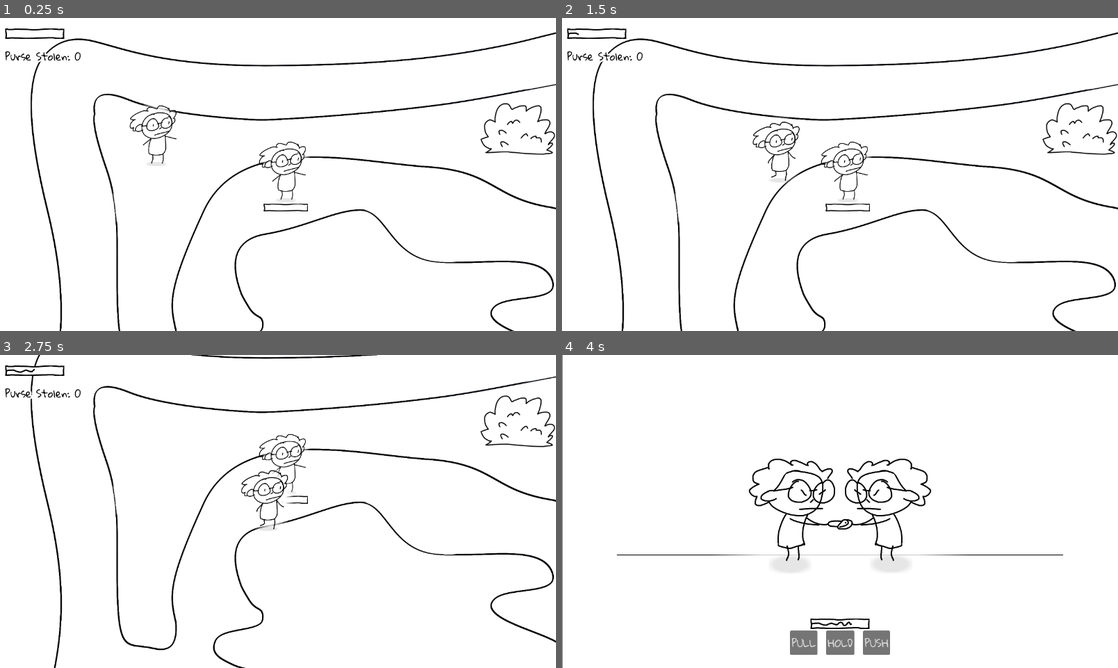
Above: before the commit, frames 1-4 (two rows, left to right).
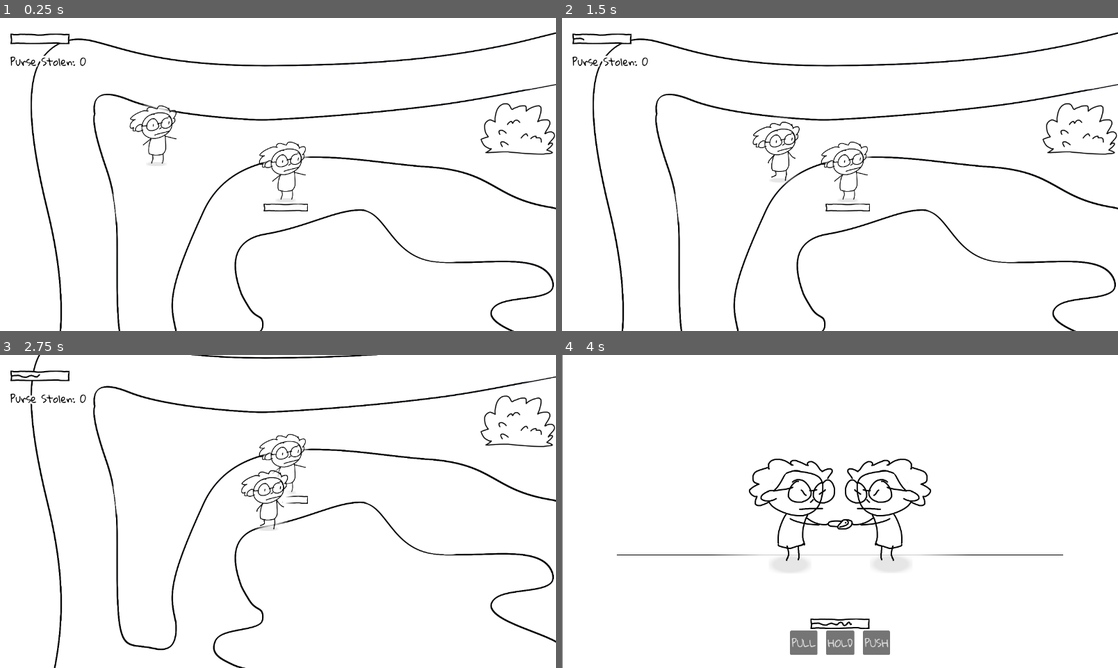
Above: after the commit, the same moments.

Repository: johnreybacal/gran-theft-aubrey
Game: Godot game, scene res://scenes/game_explore.tscn
Same seed, same stepped clock (60 frames per second), same inputs: the game is played once before the commit and once after it.
Inputs:
- Up to frame 1 (0.25 s): no input
- Up to frame 2 (1.5 s): hold D (move_right) 0.53-1.28 s; hold E (interact) 0.53-1.28 s; hold S (move_down) from 1.28 s (still down); tap E (interact) at 1.35 s
- Up to frame 3 (2.75 s): release S (move_down) at 2.03 s; hold D (move_right) from 2.03 s (still down); hold E (interact) from 2.03 s (still down)
- Up to frame 4 (4 s): release D (move_right) at 2.78 s; release E (interact) at 2.78 s; hold W (move_up) 2.78-3.53 s; tap E (interact) at 2.85 s; hold A (move_left) from 3.53 s (still down); hold E (interact) from 3.53 s (still down)

The runs differ from the first frame. In frame 1, 0.6% of the frame differs, in the area x 0-16%, y 3-16%; in frame 2, 0.6%; in frame 3, 0.6%; in frame 4, nothing differs.

Commit message:
police chase | busted end

Diff:
--- /dev/null
+++ b/scenes/end.tscn
@@ -0,0 +1,40 @@
+[gd_scene format=3 uid="uid://sbca3l51grv3"]
+
+[ext_resource type="Script" uid="uid://clkp6548molod" path="res://scripts/end.gd" id="1_3d26k"]
+[ext_resource type="Theme" uid="uid://bscmmh7v8lsyd" path="res://resources/theme.tres" id="1_mwn6m"]
+
+[sub_resource type="Gradient" id="Gradient_fiwcs"]
+offsets = PackedFloat32Array(1)
+colors = PackedColorArray(1, 1, 1, 1)
+
+[sub_resource type="GradientTexture2D" id="GradientTexture2D_3d26k"]
+gradient = SubResource("Gradient_fiwcs")
+
+[node name="End" type="Node2D" unique_id=1518961260]
+script = ExtResource("1_3d26k")
+
+[node name="Label" type="Label" parent="." unique_id=998784912]
+anchors_preset = 5
+anchor_left = 0.5
+anchor_right = 0.5
+offset_left = -93.0
+offset_top = -49.0
+offset_right = 97.0
+offset_bottom = 56.0
+grow_horizontal = 2
+theme = ExtResource("1_mwn6m")
+theme_override_colors/font_color = Color(0, 0, 0, 1)
+theme_override_font_sizes/font_size = 52
+text = "BUSTED"
+horizontal_alignment = 1
+
+[node name="Camera2D" type="Camera2D" parent="." unique_id=1354146218]
+position = Vector2(4.4999695, 6.5)
+scale = Vector2(20.109375, 11.765625)
+position_smoothing_enabled = true
+
+[node name="BG" type="Sprite2D" parent="." unique_id=1016729294]
+z_index = -1
+position = Vector2(4.4999695, 6.5)
+scale = Vector2(20.109375, 11.765625)
+texture = SubResource("GradientTexture2D_3d26k")
--- a/scenes/game_explore.tscn
+++ b/scenes/game_explore.tscn
@@ -18,10 +18,8 @@
 y_sort_enabled = true
 script = ExtResource("1_fiwcs")
 
-[node name="ExplorePlayer" parent="." unique_id=1418164251 instance=ExtResource("1_tutr7")]
+[node name="Camera2D" type="Camera2D" parent="." unique_id=392920982]
 position = Vector2(-1567, -578)
-
-[node name="Camera2D" type="Camera2D" parent="ExplorePlayer" unique_id=392920982]
 zoom = Vector2(0.75, 0.75)
 limit_left = -2048
 limit_top = -1024
@@ -29,6 +27,9 @@
 limit_bottom = 1024
 position_smoothing_enabled = true
 position_smoothing_speed = 2.0
+
+[node name="ExplorePlayer" parent="." unique_id=1418164251 instance=ExtResource("1_tutr7")]
+position = Vector2(-1567, -578)
 
 [node name="ExploreEnemy" parent="." unique_id=1382464199 instance=ExtResource("2_1208y")]
 position = Vector2(-1170, -465)
@@ -120,4 +121,9 @@
 
 [node name="Hud" parent="CanvasLayer" unique_id=2120957353 instance=ExtResource("5_r354h")]
 
+[node name="PoliceSpotlightTimer" type="Timer" parent="." unique_id=770079324]
+wait_time = 1.5
+one_shot = true
+
 [connection signal="visibility_changed" from="." to="." method="_on_visibility_changed"]
+[connection signal="timeout" from="PoliceSpotlightTimer" to="." method="_on_police_spotlight_timer_timeout"]
--- a/scenes/granny_stats.tscn
+++ b/scenes/granny_stats.tscn
@@ -32,6 +32,8 @@
 theme = ExtResource("4_k4ige")
 theme_override_colors/font_color = Color(0, 0, 0, 1)
 theme_override_colors/font_outline_color = Color(1, 1, 1, 1)
+theme_override_constants/line_spacing = -20
 theme_override_constants/outline_size = 16
 theme_override_font_sizes/font_size = 24
 text = "Knees hurt"
+horizontal_alignment = 1
--- a/scenes/hud.tscn
+++ b/scenes/hud.tscn
@@ -16,19 +16,27 @@
 theme = ExtResource("1_uo2fv")
 script = ExtResource("1_oo0fn")
 
-[node name="VBoxContainer" type="VBoxContainer" parent="." unique_id=99673316]
+[node name="MarginContainer" type="MarginContainer" parent="." unique_id=1006565067]
 layout_mode = 1
-offset_left = 12.0
-offset_top = 12.0
-offset_right = 148.0
-offset_bottom = 126.0
+anchors_preset = 15
+anchor_right = 1.0
+anchor_bottom = 1.0
+grow_horizontal = 2
+grow_vertical = 2
+theme_override_constants/margin_left = 24
+theme_override_constants/margin_top = 24
+theme_override_constants/margin_right = 24
+theme_override_constants/margin_bottom = 24
 
-[node name="GrannyStats" type="HBoxContainer" parent="VBoxContainer" unique_id=1150983091]
+[node name="VBoxContainer" type="VBoxContainer" parent="MarginContainer" unique_id=99673316]
+layout_mode = 2
+
+[node name="GrannyStats" type="HBoxContainer" parent="MarginContainer/VBoxContainer" unique_id=1150983091]
 layout_mode = 2
 theme_override_constants/separation = 20
 script = ExtResource("2_5ysmq")
 
-[node name="ArthritisBar" type="TextureProgressBar" parent="VBoxContainer/GrannyStats" unique_id=1613047880]
+[node name="ArthritisBar" type="TextureProgressBar" parent="MarginContainer/VBoxContainer/GrannyStats" unique_id=1613047880]
 layout_mode = 2
 size_flags_horizontal = 4
 size_flags_vertical = 4
@@ -36,7 +44,7 @@
 texture_under = ExtResource("3_6fi6k")
 texture_progress = ExtResource("4_uo2fv")
 
-[node name="StateLabel" type="Label" parent="VBoxContainer/GrannyStats" unique_id=7701898]
+[node name="StateLabel" type="Label" parent="MarginContainer/VBoxContainer/GrannyStats" unique_id=7701898]
 layout_mode = 2
 size_flags_horizontal = 4
 size_flags_vertical = 1
@@ -46,7 +54,7 @@
 theme_override_font_sizes/font_size = 24
 text = "Knees hurt"
 
-[node name="PurseStolenLabel" type="Label" parent="VBoxContainer" unique_id=554397438]
+[node name="PurseStolenLabel" type="Label" parent="MarginContainer/VBoxContainer" unique_id=554397438]
 layout_mode = 2
 theme_override_colors/font_color = Color(0, 0, 0, 1)
 theme_override_colors/font_outline_color = Color(1, 1, 1, 1)
@@ -54,11 +62,15 @@
 theme_override_font_sizes/font_size = 24
 text = "Purse Stolen: 0"
 
-[node name="Stars" type="HBoxContainer" parent="VBoxContainer" unique_id=1547490240]
+[node name="Stars" type="HBoxContainer" parent="MarginContainer/VBoxContainer" unique_id=1547490240]
 custom_minimum_size = Vector2(0, 32)
 layout_mode = 2
 
-[node name="PoliceTimerLabel" type="Label" parent="VBoxContainer" unique_id=153435157]
+[node name="Control" type="Control" parent="MarginContainer/VBoxContainer" unique_id=83470296]
+layout_mode = 2
+size_flags_vertical = 3
+
+[node name="PoliceTimerLabel" type="Label" parent="MarginContainer/VBoxContainer" unique_id=153435157]
 layout_mode = 2
 theme_override_colors/font_color = Color(0, 0, 0, 1)
 theme_override_colors/font_outline_color = Color(1, 1, 1, 1)
--- a/scripts/classes.gd
+++ b/scripts/classes.gd
@@ -72,11 +72,13 @@
     var is_stunned: bool = false
     var is_stolen: bool = false
     var is_leaving: bool = false
+    var is_police: bool = false
     var encounter_count: int = 0
 
-    static func init(p_instance_id: int, p_stats: GrannyStats, p_sprite: AnimatedSprite2D, p_arthritis_rate: float = 1):
+    static func init(p_instance_id: int, p_stats: GrannyStats, p_sprite: AnimatedSprite2D, p_arthritis_rate: float = 1, p_is_police: bool = false):
         var instance = GrannyNpc.new()
         instance.init_values(p_instance_id, p_stats, p_sprite, p_arthritis_rate)
+        instance.is_police = p_is_police
         return instance
 
     func can_move():
@@ -101,7 +103,7 @@
         is_avoiding = false
         is_leaving = false
 
-        if encounter_count > 2:
+        if encounter_count > 2 and not is_police:
             is_leaving = true
             stats.on_leaving()
         if is_loser:
@@ -114,7 +116,7 @@
                 StateManager.enemies_defeated.append(self )
             EventBus.on_purse_stolen_updated.emit()
         else:
-            if not is_leaving:
+            if not is_leaving and not is_police:
                 is_avoiding = true
                 stats.on_avoiding()
             if self in StateManager.enemies_defeated:
--- /dev/null
+++ b/scripts/end.gd
@@ -0,0 +1,15 @@
+extends Node2D
+
+@onready var camera: Camera2D = $Camera2D
+
+# Called when the node enters the scene tree for the first time.
+func _ready() -> void:
+    hide()
+    camera.enabled = false
+    EventBus.on_encounter_end.connect(_on_encounter_end.call_deferred.unbind(2))
+
+
+func _on_encounter_end():
+    if StateManager.is_busted:
+        show()
+        camera.enabled = true
--- a/scripts/event_bus.gd
+++ b/scripts/event_bus.gd
@@ -5,3 +5,4 @@
 signal on_enemy_left()
 signal on_purse_stolen_updated()
 signal on_interact(instance_id: int)
+signal on_police_arrival()
--- a/scripts/explore_enemy.gd
+++ b/scripts/explore_enemy.gd
@@ -3,6 +3,7 @@
 
 @export var move_speed: float = 200
 @export var arthitis_rate: float = 1.25
+@export var is_police: bool = false
 var granny: Classes.GrannyNpc
 var player: ExplorePlayer
 
@@ -17,11 +18,17 @@
 func _ready() -> void:
     EventBus.on_encounter_end.connect(_on_encounter_end)
 
-    granny = Classes.GrannyNpc.init(get_instance_id(), $GrannyStats, $AnimatedSprite2D, arthitis_rate)
+    granny = Classes.GrannyNpc.init(get_instance_id(), $GrannyStats, $AnimatedSprite2D, arthitis_rate, is_police)
     StateManager.enemies.append(granny)
 
     # Make sure to not await during _ready.
     _actor_setup.call_deferred()
+
+    if is_police:
+        granny.stats.state_label.text = "POLICE\n"
+        granny.is_chasing = true
+        granny.stats.on_chasing()
+        interactable.is_interactable = false
 
 func _physics_process(delta: float) -> void:
     _handle_animation()
@@ -97,7 +104,7 @@
 
 
     if granny.can_move():
-        if granny.is_avoiding:
+        if granny.is_avoiding and not is_police:
             avoid_interval -= delta
             if avoid_interval <= 0:
                 granny.is_avoiding = false
@@ -110,11 +117,11 @@
         if granny.is_chasing:
             chase_interval -= delta
             if chase_interval <= 0:
-                granny.is_chasing = false
                 chase_interval = 5
-                granny.stats.on_chasing_end()
-                # Ignore Bounds
-                _leave()
+                if not is_police:
+                    granny.stats.on_chasing_end()
+                    granny.is_chasing = false
+                    _leave()
 
 
 func _leave():
@@ -146,10 +153,11 @@
 
     interactable.is_interactable = false
 
-    if is_loser:
-        # Ignore player avoidance when chasing
-        navigation_agent.avoidance_mask = 2
-    else:
-        navigation_agent.avoidance_mask = 3
+    if not is_police:
+        if is_loser:
+            # Ignore player avoidance when chasing
+            navigation_agent.avoidance_mask = 2
+        else:
+            navigation_agent.avoidance_mask = 3
 
     granny.on_encounter_end(is_loser)
--- a/scripts/game_explore.gd
+++ b/scripts/game_explore.gd
@@ -2,22 +2,42 @@
 
 @onready var hud: Hud = $CanvasLayer/Hud
 @onready var player: ExplorePlayer = $ExplorePlayer
+@onready var camera: Camera2D = $Camera2D
+
+var enemy_scene = preload("res://scenes/explore_enemy.tscn")
+
+var is_police_spotlight: bool = false
+var police_entry_x: float
 
 func _ready() -> void:
     var fight_scene = preload("res://scenes/game_fight.tscn").instantiate()
+    var end_scene = preload("res://scenes/end.tscn").instantiate()
     get_tree().root.add_child.call_deferred(fight_scene)
-    EventBus.on_encounter_start.connect(_on_encounter_start.unbind(1))
-    EventBus.on_encounter_end.connect(_on_encounter_end.unbind(2))
+    get_tree().root.add_child.call_deferred(end_scene)
+
+    EventBus.on_encounter_start.connect(_on_encounter_start.call_deferred.unbind(1))
+    EventBus.on_encounter_end.connect(_on_encounter_end.call_deferred.unbind(2))
+    EventBus.on_police_arrival.connect(_on_police_arrival)
+
     show()
     _setup_player_hud.call_deferred()
 
+func _process(_delta: float) -> void:
+    if not is_police_spotlight:
+        camera.position = player.position
+    else:
+        camera.position = Vector2(police_entry_x, 0)
+
 func _on_encounter_start():
     hide()
-    $ExplorePlayer/Camera2D.enabled = false
+    camera.enabled = false
 
 func _on_encounter_end():
-    show()
-    $ExplorePlayer/Camera2D.enabled = true
+    if StateManager.is_busted:
+       queue_free()
+    else:
+        show()
+        camera.enabled = true
 
 func _on_visibility_changed() -> void:
     $CanvasLayer.visible = visible
@@ -26,3 +46,31 @@
     player.granny.stats = hud.stats
     hud.stats.set_max_arthritis(player.granny.max_arthritis)
     hud.stats.update_arthritis(player.granny.arthritis)
+
+func _on_police_arrival():
+    var x_modifier: int = -1 if player.position.x > 0 else 1
+    var y_modifier: int = 0
+    police_entry_x = 2048 * x_modifier
+    var enemies: Array[ExploreEnemy] = []
+    for i in range(StateManager.police_arriving_count):
+        y_modifier += 100
+        var enemy: ExploreEnemy = enemy_scene.instantiate()
+        enemy.is_police = true
+        enemy.player = player
+        enemy.arthitis_rate = 0.95
+        enemy.position = Vector2(randf_range(2070, 2400) * x_modifier, y_modifier)
+
+        enemies.append(enemy)
+
+    var y_start = len(enemies) * -25
+
+    for enemy in enemies:
+        enemy.position.y += y_start
+        add_child.call_deferred(enemy)
+
+    $PoliceSpotlightTimer.start()
+    is_police_spotlight = true
+
+
+func _on_police_spotlight_timer_timeout() -> void:
+    is_police_spotlight = false
--- a/scripts/game_fight.gd
+++ b/scripts/game_fight.gd
@@ -10,8 +10,8 @@
 var is_winner: bool = false
 
 func _ready() -> void:
-    EventBus.on_encounter_start.connect(_on_encounter_start.unbind(1))
-    EventBus.on_encounter_end.connect(_on_encounter_end.unbind(2))
+    EventBus.on_encounter_start.connect(_on_encounter_start.call_deferred.unbind(1))
+    EventBus.on_encounter_end.connect(_on_encounter_end.call_deferred.unbind(2))
     hide()
 
     hud.set_max_arthritis(StateManager.player.max_arthritis)
@@ -40,8 +40,11 @@
     purse.flip_v = false
 
 func _on_encounter_end():
-    hide()
-    $Camera2D.enabled = false
+    if StateManager.is_busted:
+        queue_free()
+    else:
+        hide()
+        $Camera2D.enabled = false
 
 
 func _on_move(move: Meta.Moves):
--- a/scripts/hud.gd
+++ b/scripts/hud.gd
@@ -1,10 +1,10 @@
 extends Control
 class_name Hud
 
-@onready var stats: GrannyStats = $VBoxContainer/GrannyStats
-@onready var purse_stolen_label: Label = $VBoxContainer/PurseStolenLabel
-@onready var stars: HBoxContainer = $VBoxContainer/Stars
-@onready var police_timer_label: Label = $VBoxContainer/PoliceTimerLabel
+@onready var stats: GrannyStats = $MarginContainer/VBoxContainer/GrannyStats
+@onready var purse_stolen_label: Label = $MarginContainer/VBoxContainer/PurseStolenLabel
+@onready var stars: HBoxContainer = $MarginContainer/VBoxContainer/Stars
+@onready var police_timer_label: Label = $MarginContainer/VBoxContainer/PoliceTimerLabel
 
 var hud_star_scene = preload("res://scenes/hud_star.tscn")
 
@@ -16,7 +16,11 @@
     if StateManager.police_arriving_count > 0:
         var m = "0" + str(int(StateManager.police_timer.time_left) / 60)
         var s = "0" + str(int(StateManager.police_timer.time_left) % 60)
-        police_timer_label.text = "Police arrives in: " + m.right(2) + ":" + s.right(2)
+
+        if StateManager.police_timer.time_left == 0:
+            police_timer_label.text = "Run away from the police! Get to the left/right most part of the park to escape!"
+        else:
+            police_timer_label.text = "Police arrives in: " + m.right(2) + ":" + s.right(2)
 
 
 func _on_enemy_left():
--- a/scripts/state_manager.gd
+++ b/scripts/state_manager.gd
@@ -9,6 +9,7 @@
 
 var police_arriving_count: int = 0
 var police_timer: Timer
+var is_busted: bool = false
 
 var interactable_id: int
 var interactables = []
@@ -18,6 +19,7 @@
     police_timer.one_shot = true
     police_timer.autostart = false
     police_timer.wait_time = 180
+    police_timer.wait_time = 30
 
     add_child.call_deferred(police_timer)
 
@@ -25,6 +27,7 @@
     EventBus.on_encounter_end.connect(_on_encounter_end)
     EventBus.on_enemy_left.connect(_on_enemy_left)
     EventBus.on_interact.connect(_on_interact)
+    police_timer.timeout.connect(EventBus.on_police_arrival.emit)
 
     update_interactables()
 
@@ -34,11 +37,17 @@
     if police_arriving_count > 0:
         police_timer.paused = true
 
-func _on_encounter_end(_instance_id: int, _is_winner: bool):
+func _on_encounter_end(instance_id: int, is_winner: bool):
     is_encountered = false
     encounter_enemy_id = -1
     if police_arriving_count > 0:
         police_timer.paused = false
+
+    var enemy = instance_from_id(instance_id)
+    if enemy is ExploreEnemy:
+        if enemy.is_police and not is_winner:
+            is_busted = true
+
 
 func _on_enemy_left():
     if police_arriving_count == 0:
Not shown, added: scripts/end.gd.uid
